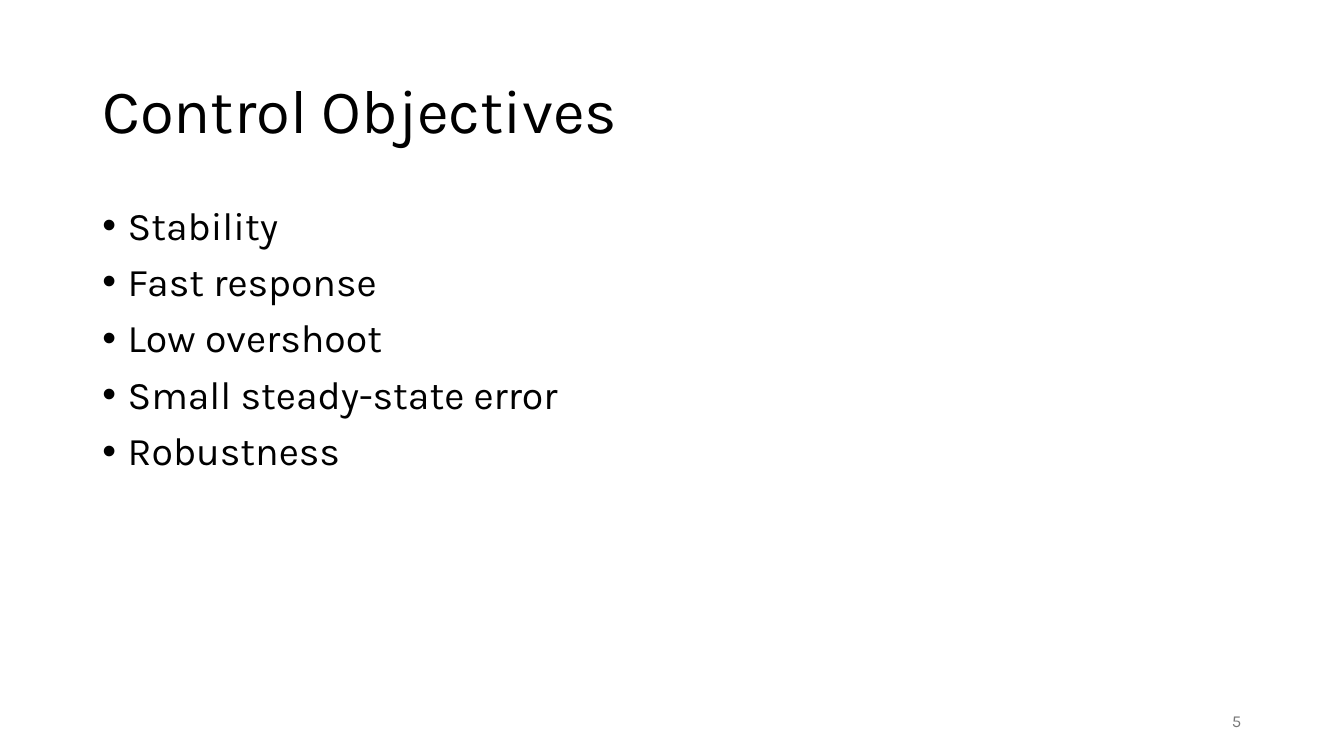
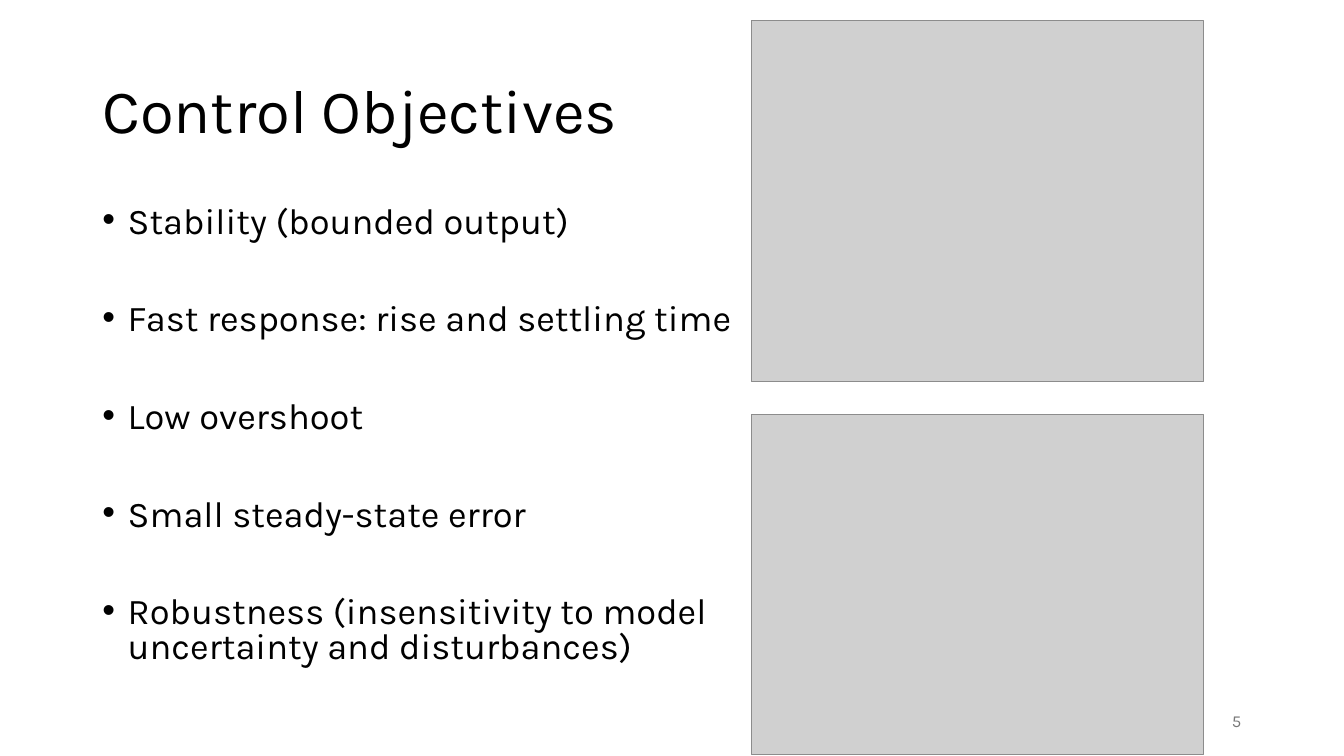
Before and after one commit to FelixWick/control_engineering, a slide deck: slide 5 of slides/2_continuous_controllers.pptx. Drawn at 1344x756 pixels with LibreOffice and Linux fonts; fonts in the diff are those of the drawing; grey boxes stand for pictures. Boxes give left, top, right and bottom in pixels: in the first picture for what was removed or moved away, otherwise in the second. Text is boxed around its words. In the diff, an @@ line names an element or a change of style, - is before the commit and + after.

Commit message:
time-domain control

```diff
--- a/slides/2_continuous_controllers.pptx
+++ b/slides/2_continuous_controllers.pptx
@@ picture added at [751, 21, 1204, 382] @@
@@ text at [128, 207, 731, 340]: text changed; size 28 to 25.9 pt @@
-• Stability
-• Fast response
+• Stability (bounded output)
+• Fast response: rise and settling time
@@ text at [128, 404, 526, 536]: size 28 to 25.9 pt in "Low overshoot", "Small steady-state error"; line spacing 0.9 to 0.8 @@
@@ picture added at [751, 414, 1204, 754] @@
@@ text at [128, 598, 707, 668]: text changed; size 28 to 25.9 pt @@
-• Robustness
+• Robustness (insensitivity to model uncertainty and disturbances)
```
Also in this commit, not shown: 6 other slides changed, 4 slides added, 2 slides removed, 3 other files.
